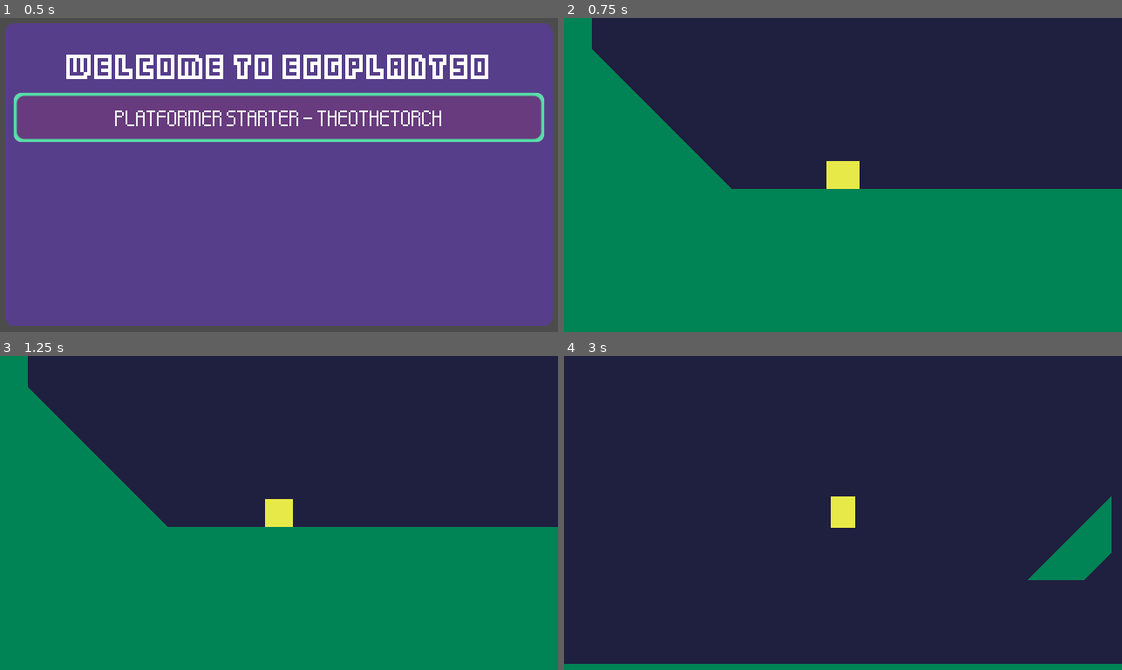
Above: before the commit, frames 1-4 (two rows, left to right).
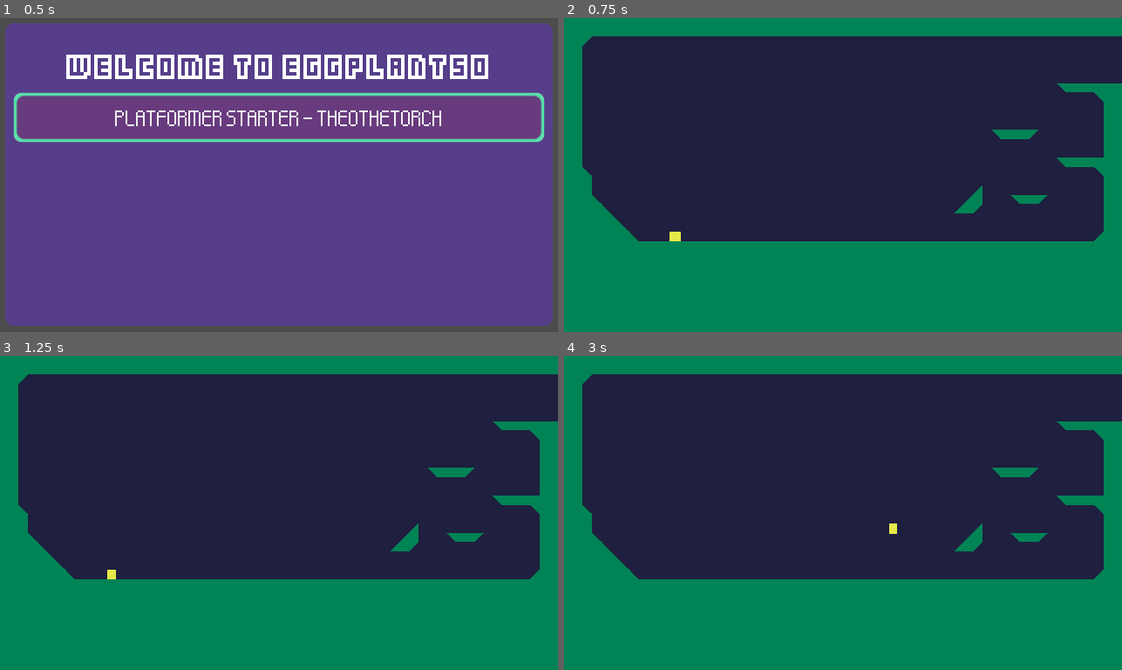
Above: after the commit, the same moments.

Repository: idbrii/godot-eggplant50-template
Game: Godot game, scene res://mainmenu/mainmenu.tscn
Same seed, same stepped clock (60 frames per second), same inputs: the game is played once before the commit and once after it.
Inputs:
- Up to frame 1 (0.5 s): no input
- Up to frame 2 (0.75 s): click "Platformer Starter - TheoTheT…" at 0.5 s
- Up to frame 3 (1.25 s): no input
- Up to frame 4 (3 s): tap Enter at 1.25 s; hold Space (Input1) 1.28-2.03 s; hold D (move_right) 1.28-2.78 s; tap W (move_up) at 1.52, 2.27 s; tap X (Input2) at 2.1 s; hold A (move_left) from 2.78 s (still down); hold Space (Input1) from 2.78 s (still down)

Frame 1 is identical in both runs. In frame 2, 28% of the frame differs, in the area x 3-100%, y 0-72%; in frame 3, 28%; in frame 4, 40%, in the area x 0-100%, y 0-99%.

Commit message:
movement2: Zoom camera out, use ScreenCamera
Since movement2 was built for 1080p, it looks bad at our tiny res. Zoom
out so you can see the height of the level as it was intended.

Switch to ScreenCamera since it's a much nicer presentation.

Simplify the camera code and make the two cameras both accept a node
path.

Diff:
--- a/games/movement2/Camera/FollowCamera.gd
+++ b/games/movement2/Camera/FollowCamera.gd
@@ -1,18 +1,21 @@
 extends Camera2D
 
 
-var Target
+export var target_node : NodePath
+
+onready var _target = get_node_or_null(target_node)
 
 
-# Called when the node enters the scene tree for the first time.
-func _ready():
-	Target = get_tree().get_nodes_in_group("Player")
-	if Target != null:
-		Target = Target[0] #because get_nodes_in_group returns an array even if it's an array of size 1
-
-# Called every frame. 'delta' is the elapsed time since the previous frame.
 func _process(_delta):
-	if Target != null:
-		position = Target.position
+	if _target:
+		# Only follow x position because we're doing weird zooming.
+		position.x = _target.position.x
 	else:
 		print("FollowCamera doesn't have a target")
+		_grab_target()
+
+
+func _grab_target():
+	var players = get_tree().get_nodes_in_group("Player")
+	if players != null:
+		_target = players[0] #because get_nodes_in_group returns an array even if it's an array of size 1
--- a/games/movement2/Camera/ScreenCamera.gd
+++ b/games/movement2/Camera/ScreenCamera.gd
@@ -1,26 +1,29 @@
 extends Camera2D
 
-# Camera script follwing a target (usually the player)
+# Camera script following a target (usually the player) between rooms.
 # This camera is snapped to a grid, therefore only moves when the character exits a screen.
 
-export var target : NodePath
+export var target_node : NodePath
 export var align_time : float = 0.2
 export var screen_size := Vector2(1920, 1080)
 
-onready var Target = get_node_or_null(target)
-onready var Twee = $Tween
+onready var _target = get_node_or_null(target_node)
 
 func _physics_process(_delta: float) -> void:
-	if not is_instance_valid(Target):
-		var targets: Array = get_tree().get_nodes_in_group("Player")
-		if targets: Target = targets[0]
-	if not is_instance_valid(Target):
+	if not _target:
+		_grab_target()
+	if not _target:
 		return
 
 	# Actual movement
 	var tween = create_tween().set_ease(Tween.EASE_OUT).set_trans(Tween.TRANS_QUINT)
 	tween.tween_property(self, "global_position", desired_position(), align_time)
 
-# Calculating the gridnapped position
+# Calculating the gridsnapped position
 func desired_position() -> Vector2:
-	return (Target.global_position / screen_size).floor() * screen_size + screen_size/2
+	return (_target.global_position / screen_size).floor() * screen_size + screen_size/2
+
+func _grab_target():
+	var players = get_tree().get_nodes_in_group("Player")
+	if players != null:
+		_target = players[0] #because get_nodes_in_group returns an array even if it's an array of size 1
--- a/games/movement2/World/World.tscn
+++ b/games/movement2/World/World.tscn
@@ -1,11 +1,12 @@
-[gd_scene load_steps=7 format=2]
+[gd_scene load_steps=8 format=2]
 
 [ext_resource path="res://games/movement2/World/World.gd" type="Script" id=1]
 [ext_resource path="res://games/movement2/Platforms/TileMap.tscn" type="PackedScene" id=2]
-[ext_resource path="res://games/movement2/Camera/FollowCamera.tscn" type="PackedScene" id=3]
+[ext_resource path="res://games/movement2/Camera/ScreenCamera.tscn" type="PackedScene" id=3]
 [ext_resource path="res://games/movement2/Player/Player.tscn" type="PackedScene" id=4]
 [ext_resource path="res://games/movement2/Platforms/MovingPlatform.tscn" type="PackedScene" id=5]
 [ext_resource path="res://games/movement2/Platforms/CirclePlatform.tscn" type="PackedScene" id=6]
+[ext_resource path="res://games/movement2/Camera/FollowCamera.tscn" type="PackedScene" id=7]
 
 [node name="World" type="Node2D"]
 script = ExtResource( 1 )
@@ -39,4 +40,11 @@
 [node name="CirclePlatform" parent="Platforms" instance=ExtResource( 6 )]
 position = Vector2( 512, 608 )
 
-[node name="FollowCamera" parent="." instance=ExtResource( 3 )]
+[node name="FollowCamera" parent="." instance=ExtResource( 7 )]
+visible = false
+position = Vector2( -960, 545 )
+current = false
+zoom = Vector2( 3, 3 )
+
+[node name="ScreenCamera" parent="." instance=ExtResource( 3 )]
+zoom = Vector2( 3, 3 )
